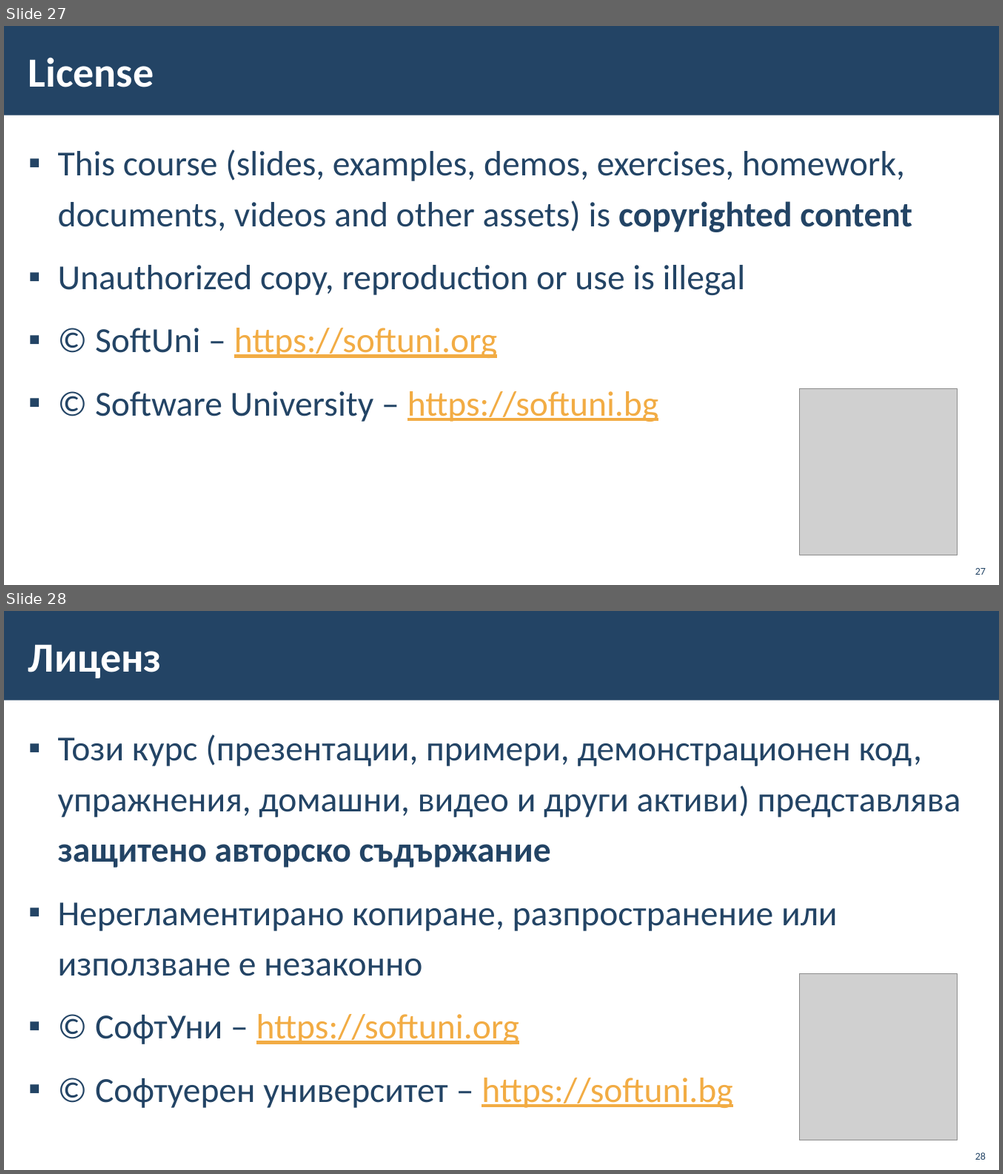
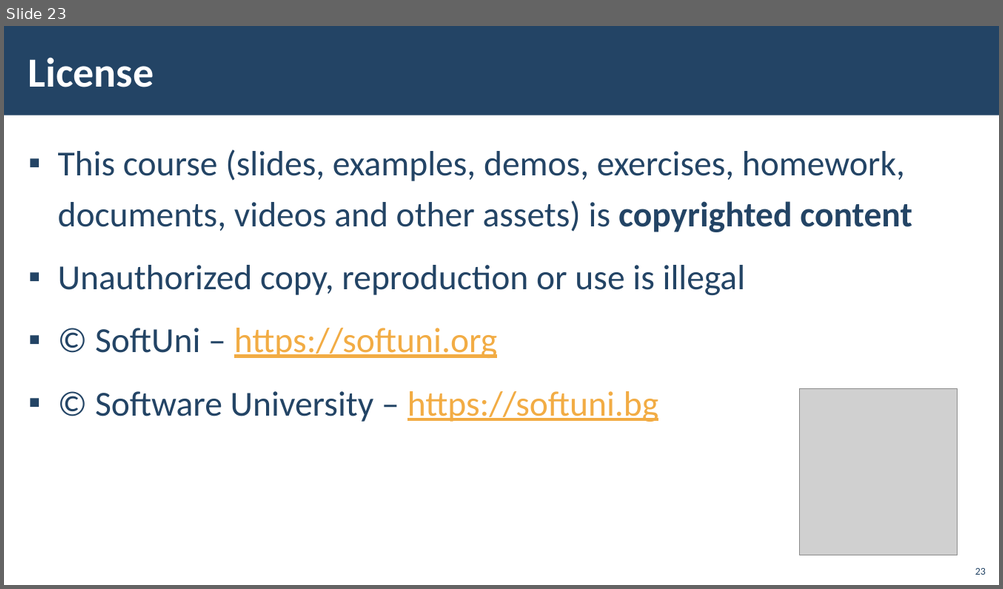
Before and after one commit to SoftUni/SoftUni-Course-Converter, a slide deck: Document-Templates/SoftUni-International-PowerPoint-Template-July-2020.pptx. Shown one above the other, each under a label of ours: slides 27 and 28 before the commit, slide 23 after it. The pictures are 1003x1174 and 1003x589 pixels, drawn with LibreOffice and Linux fonts; fonts in the diff are those of the drawing; grey boxes stand for pictures; background and template pictures are left out. Boxes give left, top, right and bottom in pixels: in the first picture for what was removed or moved away, otherwise in the second. Text is boxed around its words. In the diff, an @@ line names an element or a change of style, - is before the commit and + after.

```diff
--- a/Document-Templates/SoftUni-International-PowerPoint-Template-July-2020.pptx
+++ b/Document-Templates/SoftUni-International-PowerPoint-Template-July-2020.pptx
@@ slide 28 removed at bbox=[4, 611, 999, 1170], background picture (left out); not listed: 1 template element that a slide beside it also shows @@
@@ title removed at bbox=[28, 644, 162, 678] @@
-Лиценз
@@ text removed at bbox=[58, 735, 961, 1108] @@
-▪ Този курс (презентации, примери, демонстрационен код, упражнения, домашни, видео и други активи) представлява защитено авторско съдържание
-▪ Нерегламентирано копиране, разпространение или използване е незаконно
-▪ © СофтУни – https://softuni.org
-▪ © Софтуерен университет – https://softuni.bg
@@ picture removed at bbox=[800, 974, 957, 1140] @@
@@ page number removed at bbox=[975, 1153, 985, 1160] @@
-28
@@ what was slide 27 is now slide 23 @@
@@ page number at bbox=[975, 568, 985, 575]: text changed @@
-27
+23
```
Also in this commit, not shown: 6 other slides removed.
